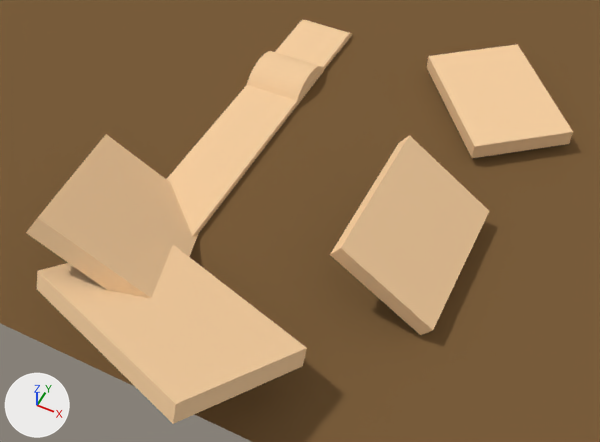
One commit to the Blender file android/assets/entities/testScene/testScene.blend: the scene before it, then after it.
One viewpoint serves both versions: a camera (50 mm lens) standing at (9.29, -22.1, 16.11) and looking at (2.78, -9.08, -0.17). Every picture has the same lights, and +X, +Y and +Z are marked at lower left.

In view in the first picture: 'bump2_model', 'bump_model', 'cc_model', 'dd_model', 'floor_model', 'ramp_model', 'wall2_model', 'wall_model'.
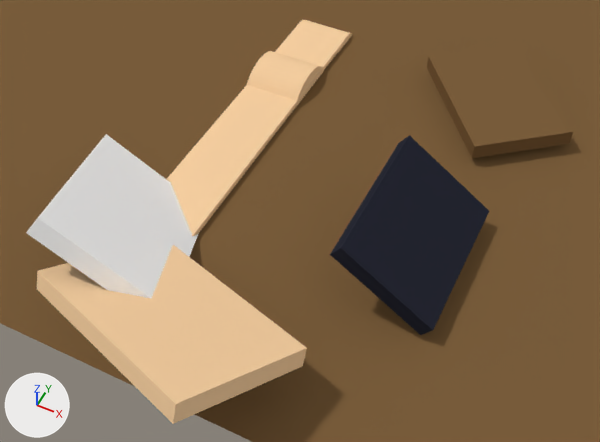
Boxes (x1, y1, x2, y2) around the edits, measured in the pictures (600 x 442 px):
'cc_model', recoloured (beige to black): (330, 135, 489, 335) in both
'wall_model', recoloured (brown to white): (26, 134, 199, 298) in both
'dd_model', recoloured (beige to brown): (427, 44, 573, 158) in both

The change, as a list of edits to the scene's bpy script:
```text
Add mat_material_001:
    mat_material_001 = diffuse_material('Material.001')
    mat_material_001.base_color = (1.0, 1.0, 1.0)  # white #ffffff
Add mat_material_003:
    mat_material_003 = diffuse_material('Material.003')
    mat_material_003.base_color = (0.0222, 0.0242, 0.0382)  # black #292b37
Change me_dd_model:
    where me_dd_model.from_pydata(...)  # 8 vertices, 6 faces; spans x -1.47..1.47, y -2.1..2.1, z -0.23..0.23
    remove me_dd_model.materials.append(mat_material)  # beige #f7d0a1
    add me_dd_model.materials.append(mat_material_005)  # brown #7b5e3c
Change me_cc_model:
    where me_cc_model.from_pydata(...)  # 8 vertices, 6 faces; spans x -1.47..1.47, y -2.1..2.1, z -0.23..0.23
    remove me_cc_model.materials.append(mat_material)  # beige #f7d0a1
    add me_cc_model.materials.append(mat_material_003)  # black #292b37
Change me_wall_model:
    where me_wall_model.from_pydata(...)  # 8 vertices, 6 faces; spans x -2.62..2.62, y -1.72..1.72, z -0.24..0.24
    remove me_wall_model.materials.append(mat_material)  # beige #f7d0a1
    add me_wall_model.materials.append(mat_material_001)  # white #ffffff
```
